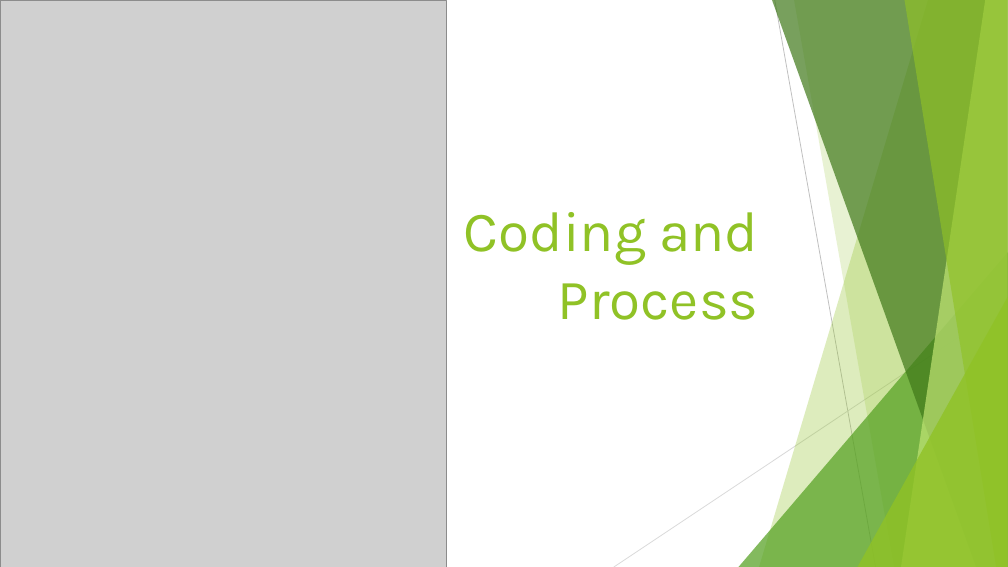
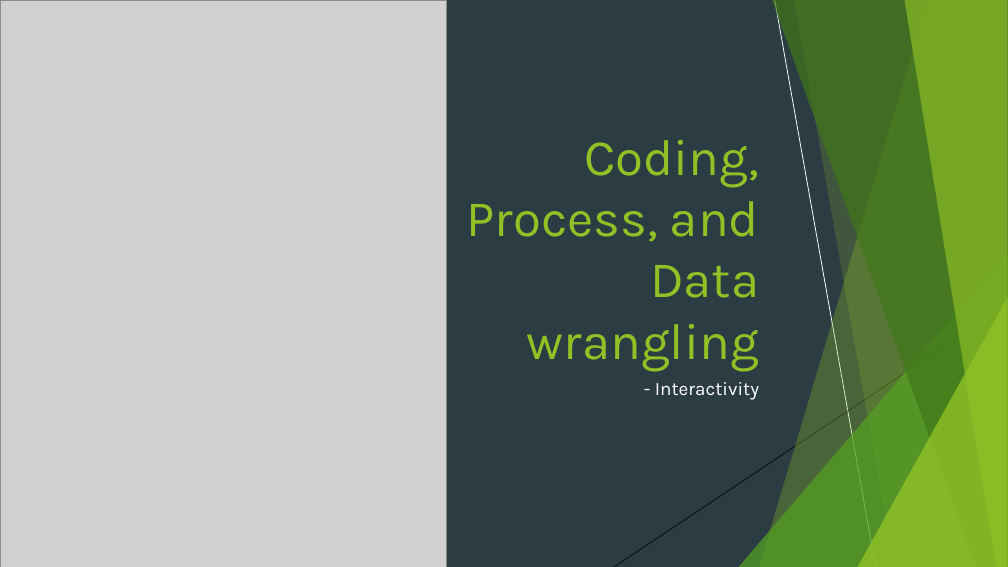
Before and after one commit to ddaniel2024/Project-3, a slide deck: slide 32 of powerpoint.pptx (slide 6 before the commit). Drawn at 1008x567 pixels with LibreOffice and Linux fonts; fonts in the diff are those of the drawing; grey boxes stand for pictures. Boxes give left, top, right and bottom in pixels: in the first picture for what was removed or moved away, otherwise in the second. Text is boxed around its words. In the diff, an @@ line names an element or a change of style, - is before the commit and + after.

```diff
--- a/powerpoint.pptx
+++ b/powerpoint.pptx
@@ background #FFFFFF to #2C3C43 @@
@@ rectangle added at (x1=0, y1=0, x2=1008, y2=567), fill #2C3C43 @@
@@ line removed from (775, 0) to (876, 567) @@
@@ title at (x1=467, y1=140, x2=759, y2=371): text changed; size 54 to 48.6 pt @@
-Coding and Process
+Coding, Process, and Data wrangling
@@ group added at (x1=614, y1=0, x2=1008, y2=567): 5 freeform shapes, 2 lines, 2 triangles @@
@@ group added at (x1=614, y1=0, x2=1008, y2=567): 4 freeform shapes, 2 lines, 2 triangles @@
@@ line removed from (1008, 305) to (614, 567) @@
@@ text added at (x1=655, y1=382, x2=759, y2=400), 18 pt, text #FFFFFF @@
+- Interactivity
```
Also in this commit, not shown: 7 other slides changed, 28 slides added, 15 slides removed, 7 other files.
